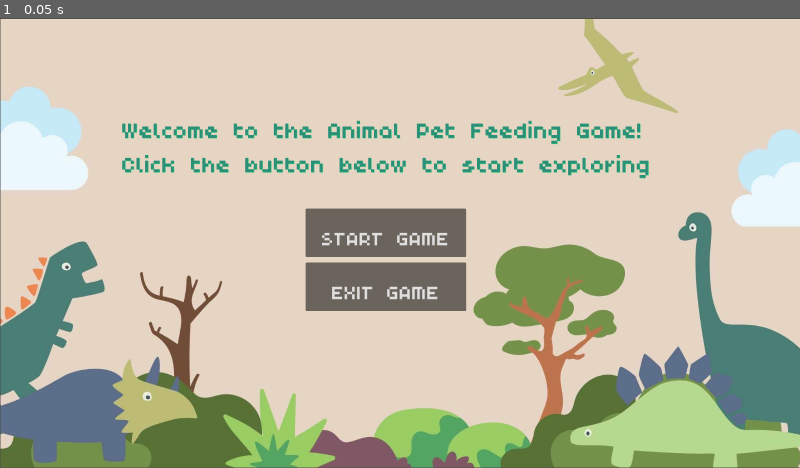
Above: before the commit, frame 1.
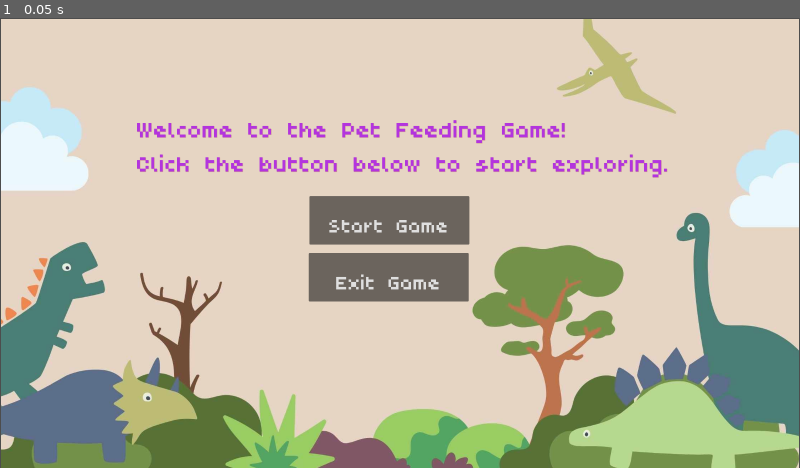
Above: after the commit, the same moment.

Repository: SpeakingCoast/CS50XFinalProject
Game: Godot game, scene res://main.tscn
The game is run twice, just before and just after one commit, with the same random seed, the same clock (stepped at 60 frames per second) and the same inputs. The project has no main scene, so this scene is started directly.
Inputs:
- Up to frame 1 (0.05 s): no input

The runs differ from the first frame. In frame 1, 8.3% of the frame differs, in the area x 0-100%, y 0-100%.

Commit message:
Update main.tscn

Diff:
--- a/main.tscn
+++ b/main.tscn
@@ -1,49 +1,51 @@
-[gd_scene load_steps=5 format=3 uid="uid://bvaybltioa27d"]
+[gd_scene load_steps=5 format=3 uid="uid://ddo3kap80pj68"]
 
-[ext_resource type="Texture2D" uid="uid://dv0y6qimo8tpc" path="res://Cute Dinosaur Zoom Virtual Background.jpg" id="1_g7g0q"]
-[ext_resource type="Script" path="res://main.gd" id="1_oeyx7"]
-[ext_resource type="FontFile" uid="uid://c83dnbyv2pbsg" path="res://poco/Poco.ttf" id="3_l84ca"]
-[ext_resource type="AudioStream" uid="uid://g1ho2bmdbvbx" path="res://mousey-mcmousekewitz-177079.mp3" id="4_tblvc"]
+[ext_resource type="Script" path="res://Main.gd" id="1_ptrbr"]
+[ext_resource type="Texture2D" uid="uid://dv0y6qimo8tpc" path="res://Cute Dinosaur Zoom Virtual Background.jpg" id="2_ydss8"]
+[ext_resource type="FontFile" uid="uid://c83dnbyv2pbsg" path="res://poco/Poco.ttf" id="3_ocbpg"]
+[ext_resource type="AudioStream" uid="uid://g1ho2bmdbvbx" path="res://mousey-mcmousekewitz-177079.mp3" id="4_tgbet"]
 
-[node name="MainMenu" type="Node2D"]
-script = ExtResource("1_oeyx7")
+[node name="Main" type="Node2D"]
+script = ExtResource("1_ptrbr")
 
 [node name="Background" type="Sprite2D" parent="."]
-position = Vector2(1282.5, 721)
-scale = Vector2(1.1442, 1.13968)
-texture = ExtResource("1_g7g0q")
+position = Vector2(1280, 723)
+scale = Vector2(1.14018, 1.14127)
+texture = ExtResource("2_ydss8")
 
-[node name="Welcoming_Message" type="RichTextLabel" parent="Background"]
-offset_left = -779.149
-offset_top = -384.318
-offset_right = 838.851
-offset_bottom = -52.3176
-theme_override_colors/default_color = Color(0.168627, 0.564706, 0.466667, 1)
-theme_override_colors/font_shadow_color = Color(0.133333, 0.784314, 0.45098, 1)
-theme_override_fonts/normal_font = ExtResource("3_l84ca")
+[node name="Welcoming_Text" type="RichTextLabel" parent="Background"]
+offset_left = -738.481
+offset_top = -387.288
+offset_right = 879.519
+offset_bottom = -55.2879
+theme_override_colors/default_color = Color(0.701961, 0.203922, 0.870588, 1)
+theme_override_colors/font_shadow_color = Color(0.819608, 0.6, 0.560784, 1)
+theme_override_fonts/normal_font = ExtResource("3_ocbpg")
 theme_override_font_sizes/normal_font_size = 80
-text = "Welcome to the Animal Pet Feeding Game!
-Click the button below to start exploring"
+text = "Welcome to the Pet Feeding Game!
+Click the button below to start exploring."
 
 [node name="Start_Button" type="Button" parent="Background"]
-offset_left = -266.126
-offset_top = -97.3956
-offset_right = 182.874
-offset_bottom = 38.6044
+offset_left = -254.346
+offset_top = -134.061
+offset_right = 194.654
+offset_bottom = 1.93875
 rotation = 6.28319
 size_flags_stretch_ratio = 0.0
-theme_override_fonts/font = ExtResource("3_l84ca")
+theme_override_fonts/font = ExtResource("3_ocbpg")
 theme_override_font_sizes/font_size = 70
-text = "START GAME"
+text = "Start Game"
 
 [node name="Exit_Button" type="Button" parent="Background"]
-offset_left = -266.126
-offset_top = 53.5237
-offset_right = 182.874
-offset_bottom = 189.524
-theme_override_fonts/font = ExtResource("3_l84ca")
+offset_left = -256.1
+offset_top = 25.4103
+offset_right = 192.9
+offset_bottom = 161.41
+rotation = 6.28319
+size_flags_stretch_ratio = 0.0
+theme_override_fonts/font = ExtResource("3_ocbpg")
 theme_override_font_sizes/font_size = 70
-text = "EXIT GAME"
+text = "Exit Game"
 
 [node name="AudioStreamPlayer2D" type="AudioStreamPlayer2D" parent="."]
-stream = ExtResource("4_tblvc")
+stream = ExtResource("4_tgbet")
